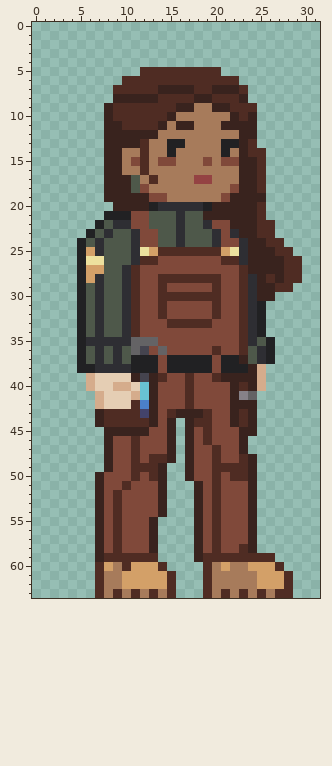
Pixel-art sprite: EOS-503/Assets/Devin/Sprites/Characters/Busra Unal/Sprite_Busra.png. That is the earlier state.
The file is 32x64 pixels.
The result:
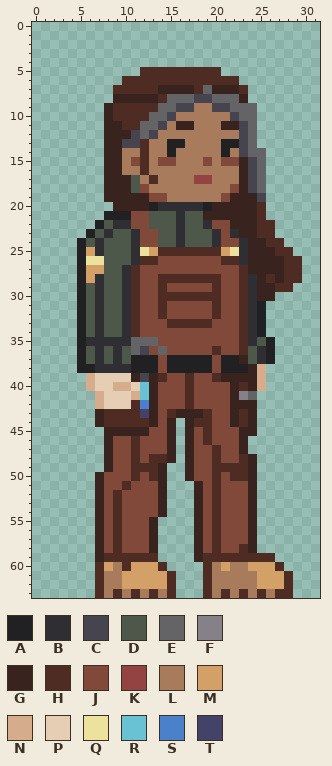
Palette (. is transparent): A #212123  B #2e2e33  C #45444f  D #4e584a  E #646365  F #868188  G #39231e  H #4f2c23  J #80493a  K #944343  L #a77b5b  M #d3a068  N #d5ac8c  P #e5ceb4  Q #ede19e  R #68c2d3  S #4b80ca  T #43436a
Log entry: implemented busra art and fixed convo restarting bug
Change:
@@ x 8..27 @@
  6 ..HHHHHHHHHHHHH.....
- 7 .HHHHHGGGGHHGGGH....
- 8 .GGGGGHHHHGGHHHG....
- 9 GHHHHHHHGGLLGGHHH...
-10 GHHHHHHGLLLLLLGHG...
-11 GGHHHHGLGGLLLGGGG...
-12 GGGGGGLLLLLLLLLGG...
-13 GGGGHLLAALLLLAAGH...
-14 GGLLHLLALLLLLALGHH..
-15 GGLJHLJJLLLJLJJGGH..
-16 GGLLHLLLLLLLLLLGGH..
-17 GGGDLHLLLLKKLLLGGH..
-18 GGGDJLLLLLLLLLJGGH..
-19 GGGGGJJLLLLLLJGGGG..
+ 7 .HHHHHGGGGHEGGGH....
+ 8 .GGGGGHEEECCEEEG....
+ 9 GHHHHHEECCLLCCEEE...
+10 GHHHHEECLLLLLLCEE...
+11 GGHHEECLGGLLLGGCE...
+12 GGGCECLLLLLLLLLCE...
+13 GGCCHLLAALLLLAACE...
+14 GGLLHLLALLLLLALCEE..
+15 GGLJHLJJLLLJLJJGCE..
+16 GGLLHLLLLLLLLLLGCE..
+17 GGGDLHLLLLKKLLLGCE..
+18 GGGDJLLLLLLLLLJGCE..
+19 GGGGGJJLLLLLLJGGGC..
 20 .GGGGABBBBBAGGGGGH..
